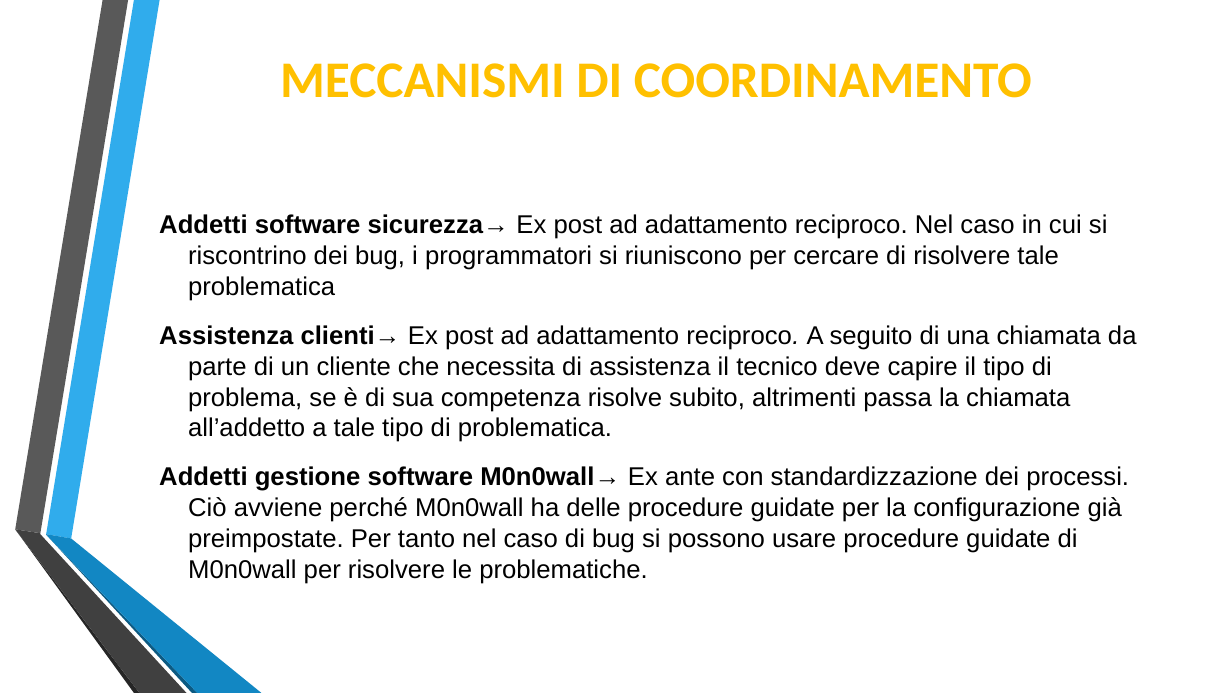
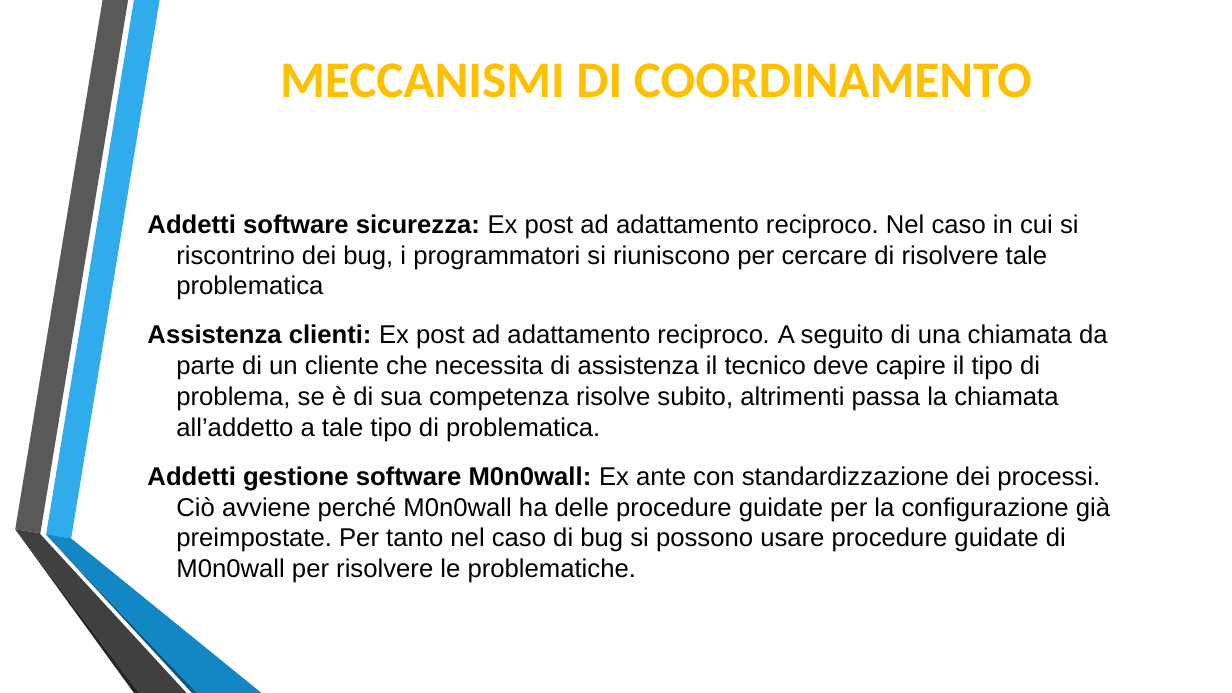
Before and after one commit to Lince99/GPOI, a slide deck: slide 6 of m0n0wall/Presentazione_M0n0wall.odp. Drawn at 1232x693 pixels with LibreOffice and Linux fonts; fonts in the diff are those of the drawing; background and template pictures are left out. Boxes give left, top, right and bottom in pixels: in the first picture for what was removed or moved away, otherwise in the second. Text is boxed around its words. In the diff, an @@ line names an element or a change of style, - is before the commit and + after.

```diff
--- a/m0n0wall/Presentazione_M0n0wall.odp
+++ b/m0n0wall/Presentazione_M0n0wall.odp
@@ text at [147,214,1110,583]: text changed @@
-Addetti software sicurezza→ Ex post ad adattamento reciproco. Nel caso in cui si riscontrino dei bug, i programmatori si riuniscono per cercare di risolvere tale problematica
-Assistenza clienti→ Ex post ad adattamento reciproco. A seguito di una chiamata da parte di un cliente che necessita di assistenza il tecnico deve capire il tipo di problema, se è di sua competenza risolve subito, altrimenti passa la chiamata all’addetto a tale tipo di problematica.
-Addetti gestione software M0n0wall→ Ex ante con standardizzazione dei processi. Ciò avviene perché M0n0wall ha delle procedure guidate per la configurazione già preimpostate. Per tanto nel caso di bug si possono usare procedure guidate di M0n0wall per risolvere le problematiche.
+Addetti software sicurezza: Ex post ad adattamento reciproco. Nel caso in cui si riscontrino dei bug, i programmatori si riuniscono per cercare di risolvere tale problematica
+Assistenza clienti: Ex post ad adattamento reciproco. A seguito di una chiamata da parte di un cliente che necessita di assistenza il tecnico deve capire il tipo di problema, se è di sua competenza risolve subito, altrimenti passa la chiamata all’addetto a tale tipo di problematica.
+Addetti gestione software M0n0wall: Ex ante con standardizzazione dei processi. Ciò avviene perché M0n0wall ha delle procedure guidate per la configurazione già preimpostate. Per tanto nel caso di bug si possono usare procedure guidate di M0n0wall per risolvere le problematiche.
```
Also in this commit, not shown: 6 other slides changed, 4 other files.
